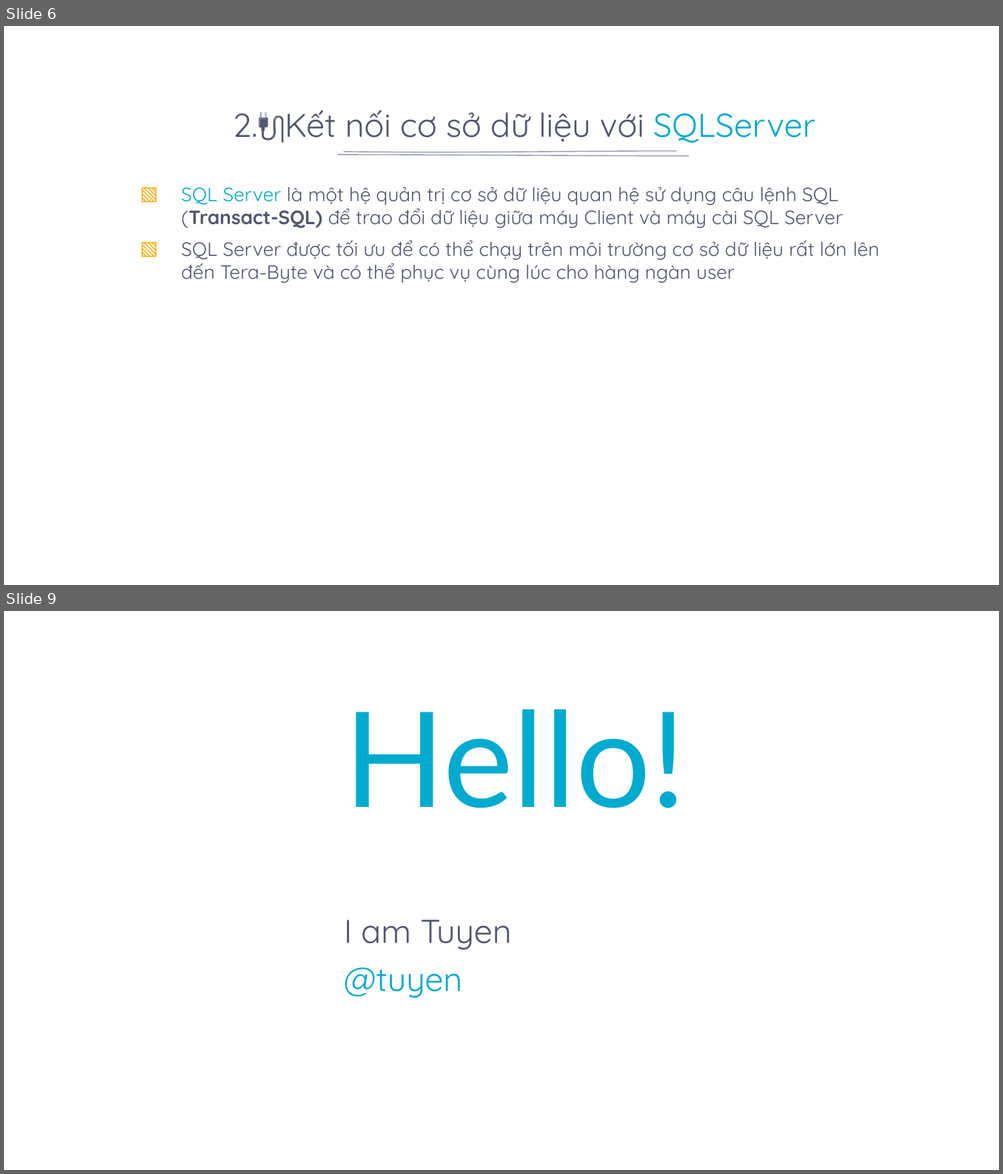
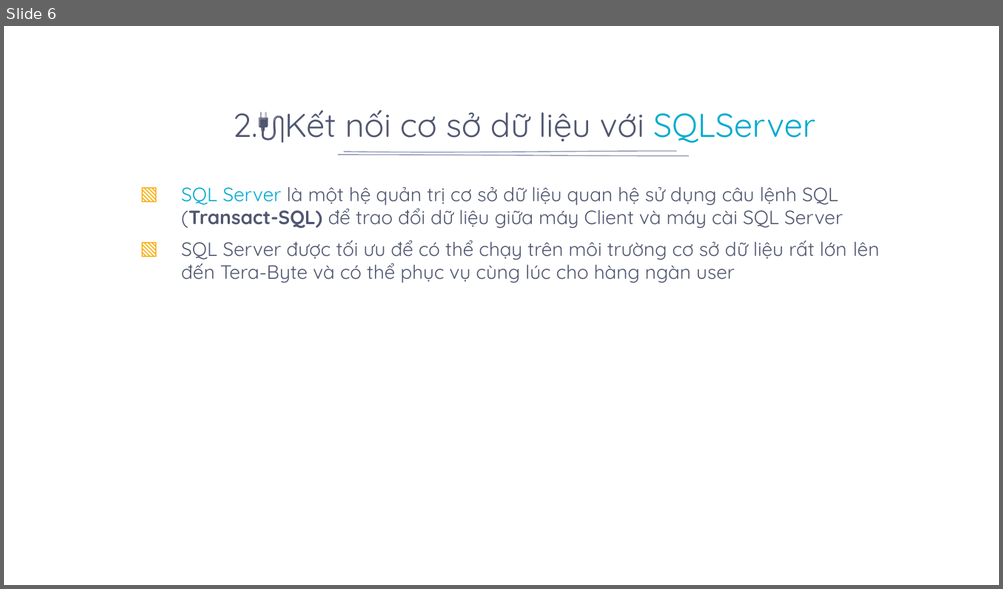
Before and after one commit to hoangtuyenblogger/Lap-trinh-web-Asp.net, a slide deck: Kết nối cơ sở dữ liệu/Kết nối CSDL.pptx. Shown one above the other, each under a label of ours: slides 6 and 9 before the commit, slide 6 after it; the slides between them are not shown. The pictures are 1003x1174 and 1003x589 pixels, drawn with LibreOffice and Linux fonts; fonts in the diff are those of the drawing; background and template pictures are left out. Boxes give left, top, right and bottom in pixels: in the first picture for what was removed or moved away, otherwise in the second. Text is boxed around its words. In the diff, an @@ line names an element or a change of style, - is before the commit and + after.

```diff
--- a/Kết nối cơ sở dữ liệu/Kết nối CSDL.pptx
+++ b/Kết nối cơ sở dữ liệu/Kết nối CSDL.pptx
@@ slide 9 removed at (x1=4, y1=611, x2=999, y2=1170), background picture (left out) @@
@@ title removed at (x1=344, y1=709, x2=686, y2=809) @@
-Hello!
@@ text removed at (x1=344, y1=920, x2=512, y2=998) @@
-I am Tuyen
-@tuyen
```
Also in this commit, not shown: 5 slides changed, 5 slides added, 28 other slides removed.
